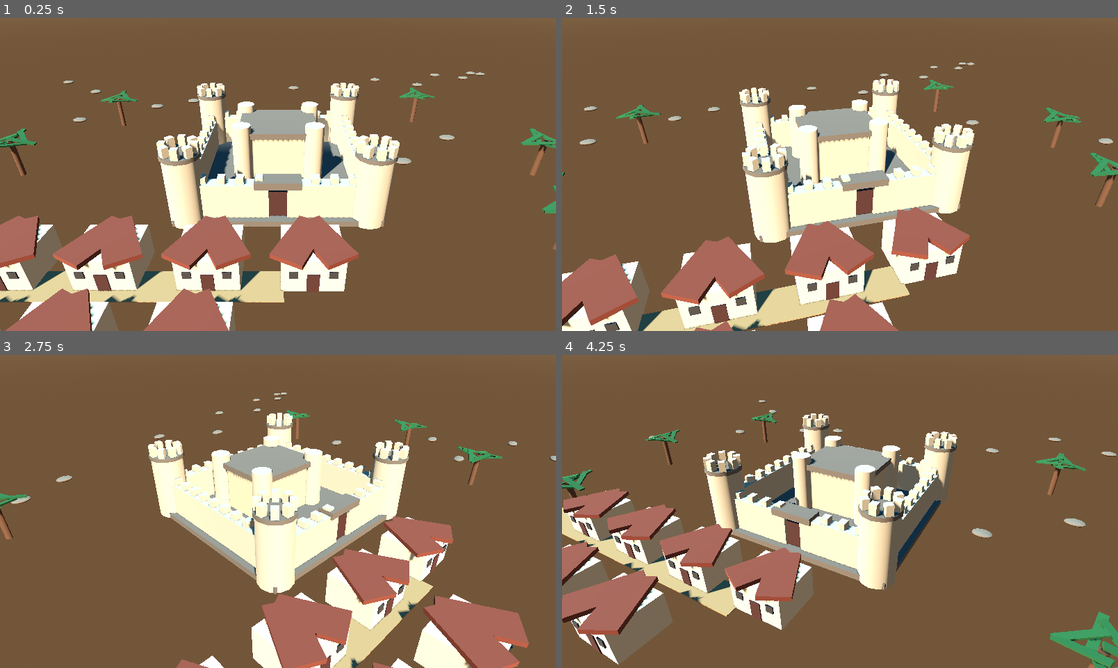
Above: before the commit, frames 1-4 (two rows, left to right).
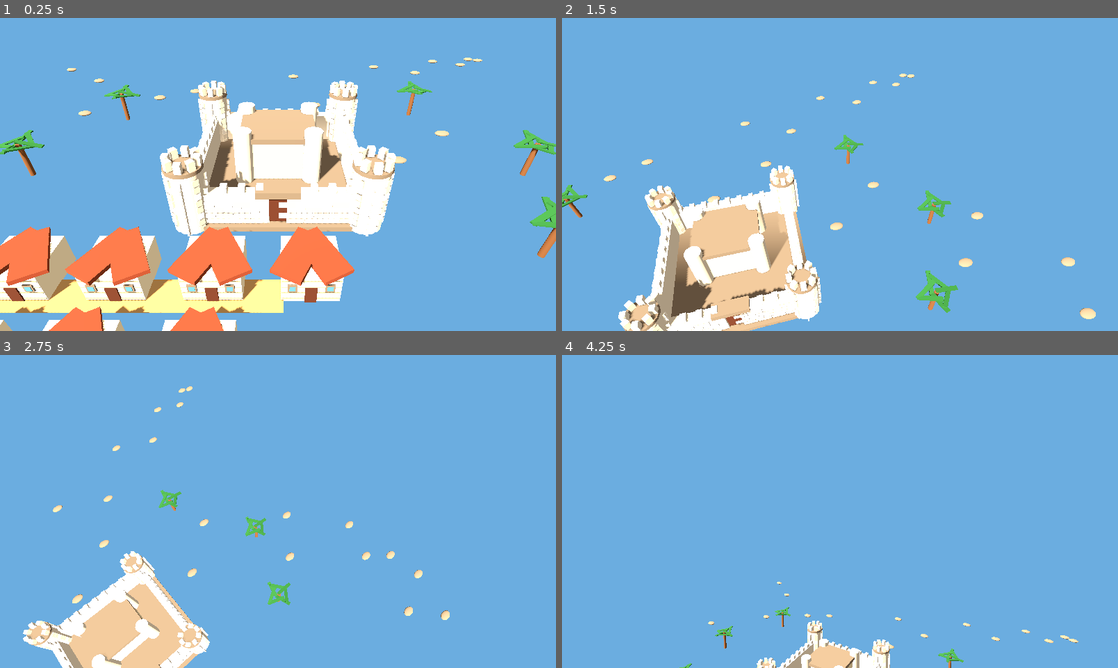
Above: after the commit, the same moments.

Repository: DRAGON-SO/Kingdoms-of-the-Desert
Game: Godot game, scene res://scenes/Main.tscn
The game is run twice, just before and just after one commit, with the same random seed, the same clock (stepped at 60 frames per second) and the same inputs.
Inputs (mouse positions are in pixels of both pictures, inside the frame that each line leads up to):
- Up to frame 1 (0.25 s): no input
- Up to frame 2 (1.5 s): tap Enter at 0.5 s; move the mouse to (962, 158) at 0.52 s; hold D 0.53-1.25 s; hold Q 0.53-1.25 s; click (962, 158) at 0.67 s; tap E at 0.8 s; drag from (728, 190) to (812, 237) at 1.27 s
- Up to frame 3 (2.75 s): tap Space at 2 s; move the mouse to (333, 442) at 2.02 s; hold D from 2.03 s (still down); hold Q from 2.03 s (still down); click (333, 442) at 2.17 s; tap E at 2.3 s
- Up to frame 4 (4.25 s): release D at 2.75 s; release Q at 2.75 s; drag from (812, 574) to (673, 464) at 2.77 s; tap Enter at 3.5 s; move the mouse to (1006, 558) at 3.52 s; hold A from 3.53 s (still down); hold Q from 3.53 s (still down); click (1006, 558) at 3.67 s; tap E at 3.8 s

The runs differ from the first frame. In frame 1, 98% of the frame differs, in the area x 0-100%, y 0-100%; in frame 2, 99%; in frame 3, 100%; in frame 4, 100%.

Commit message:
Update main.gd

Diff:
--- a/scripts/main.gd
+++ b/scripts/main.gd
@@ -1,19 +1,34 @@
 
 extends Node3D
 
-# Kingdoms of the Desert - Visual Upgrade
+# ==========================================
+# KINGDOMS OF THE DESERT
 # Godot 4.3 - Mobile Balanced
+# ==========================================
 
 var camera_pivot: Node3D
+var camera_pitch: Node3D
 var camera: Camera3D
+
 var dragging := false
-
-const SAND := Color(0.72, 0.53, 0.30)
-const STONE := Color(0.66, 0.57, 0.43)
+var panning := false
+var touch_points: Dictionary = {}
+
+var zoom_distance := 48.0
+
+const ZOOM_MIN := 12.0
+const ZOOM_MAX := 85.0
+const CAMERA_SPEED := 25.0
+
+# COLORS
+
+const SAND := Color(0.76, 0.62, 0.40)
+const STONE := Color(0.68, 0.59, 0.47)
 const DARK_STONE := Color(0.39, 0.32, 0.24)
 const WOOD := Color(0.27, 0.13, 0.065)
 const ROOF := Color(0.43, 0.19, 0.10)
 const GREEN := Color(0.13, 0.30, 0.12)
+
 
 func _ready():
     create_environment()
@@ -25,7 +40,10 @@
     create_lighting()
     create_camera()
 
+
+# ==========================================
 # MATERIALS
+# ==========================================
 
 func material(color: Color, roughness := 0.9) -> StandardMaterial3D:
     var m = StandardMaterial3D.new()
@@ -33,45 +51,43 @@
     m.roughness = roughness
     return m
 
+
+# ==========================================
 # ENVIRONMENT
+# ==========================================
 
 func create_environment():
     var world = WorldEnvironment.new()
     var env = Environment.new()
 
-    env.background_mode = Environment.BG_SKY
-
-    var sky = Sky.new()
-    var sky_mat = ProceduralSkyMaterial.new()
-
-    sky_mat.sky_top_color = Color(0.12, 0.34, 0.62)
-    sky_mat.sky_horizon_color = Color(0.72, 0.79, 0.83)
-    sky_mat.ground_bottom_color = Color(0.35, 0.27, 0.19)
-    sky_mat.ground_horizon_color = Color(0.75, 0.68, 0.53)
-    sky_mat.sun_angle_max = 20.0
-
-    sky.sky_material = sky_mat
-    env.sky = sky
-    env.ambient_light_source = Environment.AMBIENT_SOURCE_SKY
-    env.ambient_light_energy = 0.65
+    env.background_mode = Environment.BG_COLOR
+    env.background_color = Color(0.42, 0.68, 0.88)
+
+    env.ambient_light_source = Environment.AMBIENT_SOURCE_COLOR
+    env.ambient_light_color = Color(0.82, 0.84, 0.88)
+    env.ambient_light_energy = 0.8
+
     env.tonemap_mode = Environment.TONE_MAPPER_FILMIC
-    env.tonemap_exposure = 1.0
+    env.tonemap_exposure = 1.15
 
     world.environment = env
     add_child(world)
 
+
+# ==========================================
 # DESERT TERRAIN
+# ==========================================
 
 func terrain_height(x: float, z: float) -> float:
     var h = sin(x * 0.055) * 0.65
     h += cos(z * 0.07) * 0.45
     h += sin((x + z) * 0.035) * 0.55
 
-    # Keep the castle area relatively flat
     var distance = Vector2(x, z).length()
     h *= clamp(distance / 15.0, 0.0, 1.0)
 
     return h
+
 
 func create_terrain():
     var st = SurfaceTool.new()
@@ -79,10 +95,11 @@
 
     var size = 140.0
     var divisions = 70
-    var step = size / divisions
+    var step = size / float(divisions)
 
     for z in range(divisions):
         for x in range(divisions):
+
             var x0 = -size / 2.0 + x * step
             var z0 = -size / 2.0 + z * step
             var x1 = x0 + step
@@ -93,47 +110,61 @@
             var p01 = Vector3(x0, terrain_height(x0, z1), z1)
             var p11 = Vector3(x1, terrain_height(x1, z1), z1)
 
-            var c = SAND
             var variation = sin(x0 * 0.3) * 0.025
-            c = Color(
-                clamp(c.r + variation, 0.0, 1.0),
-                clamp(c.g + variation, 0.0, 1.0),
-                clamp(c.b + variation, 0.0, 1.0)
+            variation += cos(z0 * 0.2) * 0.02
+
+            var c = Color(
+                SAND.r + variation,
+                SAND.g + variation,
+                SAND.b + variation
             )
 
             st.set_color(c)
             st.add_vertex(p00)
+
             st.set_color(c)
             st.add_vertex(p01)
+
             st.set_color(c)
             st.add_vertex(p10)
 
             st.set_color(c)
             st.add_vertex(p10)
+
             st.set_color(c)
             st.add_vertex(p01)
+
             st.set_color(c)
             st.add_vertex(p11)
 
     st.generate_normals()
 
     var mesh = st.commit()
+
     var ground = MeshInstance3D.new()
     ground.mesh = mesh
 
     var sand_mat = material(Color.WHITE)
     sand_mat.vertex_color_use_as_albedo = true
+
     ground.material_override = sand_mat
-
     add_child(ground)
 
+
+# ==========================================
 # BUILDING HELPERS
-
-func add_box(pos: Vector3, size: Vector3, color: Color,
-        parent: Node = null, rotation_y := 0.0):
-
+# ==========================================
+
+func add_box(
+    pos: Vector3,
+    size: Vector3,
+    color: Color,
+    parent: Node = null,
+    rotation_y := 0.0
+):
     var item = MeshInstance3D.new()
     var mesh = BoxMesh.new()
+
     mesh.size = size
     item.mesh = mesh
     item.position = pos
@@ -147,15 +178,22 @@
 
     return item
 
-func add_cylinder(pos: Vector3, radius: float,
-        height: float, color: Color, parent: Node = null):
-
+
+func add_cylinder(
+    pos: Vector3,
+    radius: float,
+    height: float,
+    color: Color,
+    parent: Node = null
+):
     var item = MeshInstance3D.new()
     var mesh = CylinderMesh.new()
+
     mesh.top_radius = radius
     mesh.bottom_radius = radius
     mesh.height = height
-    mesh.radial_segments = 12
+    mesh.radial_segments = 16
+
     item.mesh = mesh
     item.position = pos
     item.material_override = material(color)
@@ -167,150 +205,411 @@
 
     return item
 
+
+# ==========================================
+# STONE WALL DETAILS
+# ==========================================
+
+func add_wall_blocks(
+    center: Vector3,
+    width: float,
+    height: float,
+    depth: float,
+    parent: Node,
+    front_axis := "z",
+    face_sign := 1.0
+):
+    var rows = int(height / 0.8)
+    var columns = int(width / 2.0)
+
+    for row in range(rows):
+        for col in range(columns):
+
+            var offset = 0.0
+
+            if row % 2 == 1:
+                offset = 1.0
+
+            var x = -width / 2.0 + col * 2.0 + offset
+            var y = -height / 2.0 + row * 0.8
+
+            var shade = 0.0
+
+            if (row + col) % 3 == 0:
+                shade = 0.07
+            elif (row + col) % 3 == 1:
+                shade = -0.05
+
+            var stone_color = Color(
+                0.68 + shade,
+                0.59 + shade,
+                0.47 + shade
+            )
+
+            if front_axis == "z":
+                add_box(
+                    center + Vector3(
+                        x,
+                        y,
+                        face_sign * (depth / 2.0 + 0.04)
+                    ),
+                    Vector3(1.85, 0.72, 0.08),
+                    stone_color,
+                    parent
+                )
+
+            else:
+                add_box(
+                    center + Vector3(
+                        face_sign * (depth / 2.0 + 0.04),
+                        y,
+                        x
+                    ),
+                    Vector3(0.08, 0.72, 1.85),
+                    stone_color,
+                    parent
+                )
+
+
+# ==========================================
 # CASTLE
+# ==========================================
 
 func create_castle():
     var castle = Node3D.new()
-    castle.position = Vector3(0, 0, 0)
     add_child(castle)
 
     # Castle platform
-    add_box(Vector3(0, 0.35, 0),
-        Vector3(23, 0.7, 23), DARK_STONE, castle)
-
-    # Four outer walls
-    add_box(Vector3(-10, 2.5, 0),
-        Vector3(1.5, 4.5, 20), STONE, castle)
-
-    add_box(Vector3(10, 2.5, 0),
-        Vector3(1.5, 4.5, 20), STONE, castle)
-
-    add_box(Vector3(0, 2.5, -10),
-        Vector3(20, 4.5, 1.5), STONE, castle)
-
-    # Front wall with entrance opening
-    add_box(Vector3(-5.5, 2.5, 10),
-        Vector3(9, 4.5, 1.5), STONE, castle)
-
-    add_box(Vector3(5.5, 2.5, 10),
-        Vector3(9, 4.5, 1.5), STONE, castle)
+
+    add_box(
+        Vector3(0, 0.35, 0),
+        Vector3(23, 0.7, 23),
+        DARK_STONE,
+        castle
+    )
+
+    # Outer walls
+
+    add_box(
+        Vector3(-10, 2.5, 0),
+        Vector3(1.5, 4.5, 20),
+        STONE,
+        castle
+    )
+
+    add_box(
+        Vector3(10, 2.5, 0),
+        Vector3(1.5, 4.5, 20),
+        STONE,
+        castle
+    )
+
+    add_box(
+        Vector3(0, 2.5, -10),
+        Vector3(20, 4.5, 1.5),
+        STONE,
+        castle
+    )
+
+    # Front wall with entrance
+
+    add_box(
+        Vector3(-5.5, 2.5, 10),
+        Vector3(9, 4.5, 1.5),
+        STONE,
+        castle
+    )
+
+    add_box(
+        Vector3(5.5, 2.5, 10),
+        Vector3(9, 4.5, 1.5),
+        STONE,
+        castle
+    )
+
+    # Stone details
+
+    add_wall_blocks(
+        Vector3(-10, 2.5, 0),
+        20, 4.5, 1.5, castle, "x", -1.0
+    )
+
+    add_wall_blocks(
+        Vector3(10, 2.5, 0),
+        20, 4.5, 1.5, castle, "x", 1.0
+    )
+
+    add_wall_blocks(
+        Vector3(0, 2.5, -10),
+        20, 4.5, 1.5, castle, "z", -1.0
+    )
+
+    add_wall_blocks(
+        Vector3(-5.5, 2.5, 10),
+        9, 4.5, 1.5, castle, "z", 1.0
+    )
+
+    add_wall_blocks(
+        Vector3(5.5, 2.5, 10),
+        9, 4.5, 1.5, castle, "z", 1.0
+    )
 
     # Gate
-    add_box(Vector3(0, 1.9, 10.2),
-        Vector3(2.8, 3.8, 0.5), WOOD, castle)
-
-    # Gate frame
-    add_box(Vector3(0, 4.8, 10),
-        Vector3(5, 0.8, 2), DARK_STONE, castle)
+
+    add_box(
+        Vector3(0, 1.9, 10.2),
+        Vector3(2.8, 3.8, 0.5),
+        WOOD,
+        castle
+    )
+
+    add_box(
+        Vector3(0, 4.8, 10),
+        Vector3(5, 0.8, 2),
+        DARK_STONE,
+        castle
+    )
 
     # Corner towers
+
     for x in [-10.0, 10.0]:
         for z in [-10.0, 10.0]:
             create_tower(Vector3(x, 0, z), castle)
 
-    # Wall battlements
+    # Battlements
+
     for i in range(9):
         var p = -8.0 + i * 2.0
 
-        add_box(Vector3(p, 5.0, -10),
-            Vector3(0.8, 1.0, 1.0), STONE, castle)
-
-        add_box(Vector3(-10, 5.0, p),
-            Vector3(1.0, 1.0, 0.8), STONE, castle)
-
-        add_box(Vector3(10, 5.0, p),
-            Vector3(1.0, 1.0, 0.8), STONE, castle)
+        add_box(
+            Vector3(p, 5.0, -10),
+            Vector3(0.8, 1.0, 1.0),
+            STONE,
+            castle
+        )
+
+        add_box(
+            Vector3(-10, 5.0, p),
+            Vector3(1.0, 1.0, 0.8),
+            STONE,
+            castle
+        )
+
+        add_box(
+            Vector3(10, 5.0, p),
+            Vector3(1.0, 1.0, 0.8),
+            STONE,
+            castle
+        )
 
     for i in range(4):
-        add_box(Vector3(-8.0 + i * 2.0, 5.0, 10),
-            Vector3(0.8, 1.0, 1.0), STONE, castle)
-
-        add_box(Vector3(4.0 + i * 2.0, 5.0, 10),
-            Vector3(0.8, 1.0, 1.0), STONE, castle)
+        add_box(
+            Vector3(-8.0 + i * 2.0, 5.0, 10),
+            Vector3(0.8, 1.0, 1.0),
+            STONE,
+            castle
+        )
+
+        add_box(
+            Vector3(4.0 + i * 2.0, 5.0, 10),
+            Vector3(0.8, 1.0, 1.0),
+            STONE,
+            castle
+        )
 
     # Central keep
-    add_box(Vector3(0, 3.5, -2),
-        Vector3(9, 6, 8), Color(0.69, 0.58, 0.42), castle)
-
-    # Keep roof
-    add_box(Vector3(0, 6.7, -2),
-        Vector3(10, 0.7, 9), DARK_STONE, castle)
-
-    # Small keep towers
+
+    add_box(
+        Vector3(0, 3.5, -2),
+        Vector3(9, 6, 8),
+        Color(0.69, 0.58, 0.42),
+        castle
+    )
+
+    add_box(
+        Vector3(0, 6.7, -2),
+        Vector3(10, 0.7, 9),
+        DARK_STONE,
+        castle
+    )
+
+    # Keep towers
+
     for x in [-4.5, 4.5]:
         for z in [-6.0, 2.0]:
-            add_cylinder(Vector3(x, 4.0, z),
-                1.2, 8.0, STONE, castle)
-
-# TOWER DETAILS
+            add_cylinder(
+                Vector3(x, 4.0, z),
+                1.2,
+                8.0,
+                STONE,
+                castle
+            )
+
+
+# ==========================================
+# TOWERS
+# ==========================================
 
 func create_tower(pos: Vector3, parent: Node):
     var tower = Node3D.new()
     tower.position = pos
     parent.add_child(tower)
 
-    add_cylinder(Vector3(0, 4.0, 0),
-        2.0, 8.0, STONE, tower)
-
-    add_cylinder(Vector3(0, 8.1, 0),
-        2.15, 0.45, DARK_STONE, tower)
+    add_cylinder(
+        Vector3(0, 4.0, 0),
+        2.0,
+        8.0,
+        STONE,
+        tower
+    )
+
+    add_cylinder(
+        Vector3(0, 8.1, 0),
+        2.15,
+        0.45,
+        DARK_STONE,
+        tower
+    )
+
+    # Tower stone details
+
+    for row in range(8):
+        for i in range(8):
+
+            var angle = TAU * i / 8.0
+            var x = cos(angle) * 2.02
+            var z = sin(angle) * 2.02
+
+            var color = STONE
+
+            if (row + i) % 3 == 0:
+                color = Color(0.76, 0.67, 0.55)
+
+            add_box(
+                Vector3(x, 0.6 + row * 0.9, z),
+                Vector3(0.75, 0.78, 0.25),
+                color,
+                tower,
+                angle
+            )
 
     # Tower battlements
+
     for i in range(8):
         var angle = TAU * i / 8.0
         var x = cos(angle) * 1.65
         var z = sin(angle) * 1.65
 
-        add_box(Vector3(x, 8.9, z),
-            Vector3(0.75, 1.1, 0.75), STONE,
-            tower, angle)
-
+        add_box(
+            Vector3(x, 8.9, z),
+            Vector3(0.75, 1.1, 0.75),
+            STONE,
+            tower,
+            angle
+        )
+
+
+# ==========================================
 # VILLAGE
+# ==========================================
 
 func create_village():
-    # Main sandy road
-    add_box(Vector3(-17, 0.1, 20),
+
+    # Sandy road
+
+    add_box(
+        Vector3(-17, 0.1, 20),
         Vector3(35, 0.12, 3.5),
-        Color(0.62, 0.44, 0.25))
+        Color(0.62, 0.44, 0.25)
+    )
 
     for i in range(7):
+
         var x = -24.0 + float(i % 4) * 9.0
-        var z = 18.0 + float(i / 4) * 9.0
+        var z = 18.0 + floor(float(i) / 4.0) * 9.0
 
         create_house(Vector3(x, 0, z))
 
+
 func create_house(pos: Vector3):
+
     var house = Node3D.new()
     house.position = pos
     add_child(house)
 
-    # Building body
-    add_box(Vector3(0, 1.7, 0),
+    # Main building
+
+    add_box(
+        Vector3(0, 1.7, 0),
         Vector3(5.5, 3.4, 5),
-        Color(0.78, 0.66, 0.48), house)
+        Color(0.78, 0.66, 0.48),
+        house
+    )
+
+    # Decorative horizontal stone courses
+
+    for row in range(4):
+        var y = 0.45 + row * 0.8
+
+        add_box(
+            Vector3(0, y, 2.53),
+            Vector3(5.4, 0.08, 0.08),
+            Color(0.61, 0.49, 0.34),
+            house
+        )
 
     # Roof
-    add_box(Vector3(-1.0, 3.6, 0),
+
+    add_box(
+        Vector3(-1.0, 3.6, 0),
         Vector3(3.0, 0.45, 6.0),
-        ROOF, house, -0.48)
-
-    add_box(Vector3(1.0, 3.6, 0),
+        ROOF,
+        house,
+        -0.48
+    )
+
+    add_box(
+        Vector3(1.0, 3.6, 0),
         Vector3(3.0, 0.45, 6.0),
-        ROOF, house, 0.48)
+        ROOF,
+        house,
+        0.48
+    )
 
     # Door
-    add_box(Vector3(0, 1.0, 2.53),
-        Vector3(1.1, 2.0, 0.12), WOOD, house)
+
+    add_box(
+        Vector3(0, 1.0, 2.58),
+        Vector3(1.1, 2.0, 0.12),
+        WOOD,
+        house
+    )
 
     # Windows
+
     for x in [-1.7, 1.7]:
-        add_box(Vector3(x, 2.0, 2.57),
-            Vector3(0.75, 0.75, 0.12),
-            Color(0.22, 0.18, 0.13), house)
-
+
+        add_box(
+            Vector3(x, 2.0, 2.57),
+            Vector3(0.85, 0.85, 0.14),
+            DARK_STONE,
+            house
+        )
+
+        add_box(
+            Vector3(x, 2.0, 2.66),
+            Vector3(0.55, 0.55, 0.05),
+            Color(0.25, 0.40, 0.48),
+            house
+        )
+
+
+# ==========================================
 # PALM TREES
+# ==========================================
 
 func create_palms():
+
     var positions = [
         Vector3(-28, 0, -18),
         Vector3(25, 0, -20),
@@ -325,29 +624,48 @@
     for p in positions:
         create_palm(p)
 
+
 func create_palm(pos: Vector3):
+
     var palm = Node3D.new()
     palm.position = pos
     add_child(palm)
 
-    add_cylinder(Vector3(0, 2.5, 0),
-        0.35, 5.0, Color(0.36, 0.22, 0.11), palm)
+    add_cylinder(
+        Vector3(0, 2.5, 0),
+        0.35,
+        5.0,
+        Color(0.36, 0.22, 0.11),
+        palm
+    )
 
     for i in range(7):
+
         var angle = TAU * i / 7.0
 
         var leaf = add_box(
-            Vector3(cos(angle) * 1.5, 5.0, sin(angle) * 1.5),
+            Vector3(
+                cos(angle) * 1.5,
+                5.0,
+                sin(angle) * 1.5
+            ),
             Vector3(3.5, 0.18, 0.65),
-            GREEN, palm, angle
+            GREEN,
+            palm,
+            angle
         )
 
         leaf.rotation.z = -0.22
 
+
+# ==========================================
 # ROCKS
+# ==========================================
 
 func create_rocks():
+
     for i in range(35):
+
         var x = sin(float(i) * 12.7) * 55.0
         var z = cos(float(i) * 8.3) * 55.0
 
@@ -356,60 +674,228 @@
 
         var rock = MeshInstance3D.new()
         var mesh = SphereMesh.new()
+
         mesh.radius = 0.8
         mesh.height = 1.2
+
         rock.mesh = mesh
         rock.position = Vector3(x, 0.4, z)
         rock.scale = Vector3(1.5, 0.65, 1.0)
+
         rock.material_override = material(
-            Color(0.43, 0.36, 0.27))
+            Color(0.43, 0.36, 0.27)
+        )
+
         add_child(rock)
 
+
+# ==========================================
 # LIGHTING
+# ==========================================
 
 func create_lighting():
+
     var sun = DirectionalLight3D.new()
 
     sun.rotation_degrees = Vector3(-48, -35, 0)
     sun.light_energy = 1.4
     sun.shadow_enabled = true
     sun.directional_shadow_max_distance = 65.0
-    sun.directional_shadow_mode = \
-        DirectionalLight3D.SHADOW_PARALLEL_2_SPLITS
 
     add_child(sun)
 
+
+# ==========================================
 # CAMERA
+# ==========================================
 
 func create_camera():
+
     camera_pivot = Node3D.new()
     add_child(camera_pivot)
 
+    camera_pitch = Node3D.new()
+    camera_pitch.rotation.x = deg_to_rad(-35)
+    camera_pivot.add_child(camera_pitch)
+
     camera = Camera3D.new()
-    camera.position = Vector3(0, 24, 42)
-    camera.fov = 48.0
+    camera.position = Vector3(0, 0, zoom_distance)
+    camera.fov = 50.0
     camera.current = true
-    camera_pivot.add_child(camera)
-
-    camera.look_at(Vector3(0, 0, 0), Vector3.UP)
+
+    camera_pitch.add_child(camera)
+
+
+# ==========================================
+# INPUT - TOUCH AND MOUSE
+# ==========================================
 
 func _input(event):
+
+    # Touch controls
+
     if event is InputEventScreenTouch:
-        dragging = event.pressed
+
+        if event.pressed:
+            touch_points[event.index] = event.position
+        else:
+            touch_points.erase(event.index)
 
     elif event is InputEventScreenDrag:
-        if dragging:
-            camera_pivot.rotate_y(-event.relative.x * 0.004)
+
+        var old_positions = touch_points.duplicate()
+        touch_points[event.index] = event.position
+
+        if touch_points.size() == 1:
+
+            camera_pivot.rotate_y(
+                -event.relative.x * 0.004
+            )
+
+            camera_pitch.rotation.x = clamp(
+                camera_pitch.rotation.x
+                - event.relative.y * 0.004,
+                deg_to_rad(-80),
+                deg_to_rad(-10)
+            )
+
+        elif touch_points.size() >= 2:
+
+            var ids = touch_points.keys()
+
+            var a = ids[0]
+            var b = ids[1]
+
+            var old_a = old_positions.get(a, touch_points[a])
+            var old_b = old_positions.get(b, touch_points[b])
+
+            var old_distance = old_a.distance_to(old_b)
+
+            var new_distance = touch_points[a].distance_to(
+                touch_points[b]
+            )
+
+            # Pinch zoom
+
+            zoom_distance = clamp(
+                zoom_distance + (
+                    old_distance - new_distance
+                ) * 0.08,
+                ZOOM_MIN,
+                ZOOM_MAX
+            )
+
+            camera.position.z = zoom_distance
+
+            # Two finger movement
+
+            var old_center = (old_a + old_b) / 2.0
+
+            var new_center = (
+                touch_points[a] + touch_points[b]
+            ) / 2.0
+
+            var movement = new_center - old_center
+
+            camera_pivot.translate(
+                Vector3(
+                    -movement.x * 0.035,
+                    0,
+                    -movement.y * 0.035
+                )
+            )
+
+    # Mouse controls
 
     elif event is InputEventMouseButton:
+
         if event.button_index == MOUSE_BUTTON_LEFT:
             dragging = event.pressed
 
-        elif event.pressed:
+        if (
+            event.button_index == MOUSE_BUTTON_RIGHT
+            or event.button_index == MOUSE_BUTTON_MIDDLE
+        ):
+            panning = event.pressed
+
+        if event.pressed:
+
             if event.button_index == MOUSE_BUTTON_WHEEL_UP:
-                camera.position *= 0.9
+
+                zoom_distance = clamp(
+                    zoom_distance - 4.0,
+                    ZOOM_MIN,
+                    ZOOM_MAX
+                )
+
+                camera.position.z = zoom_distance
+
             elif event.button_index == MOUSE_BUTTON_WHEEL_DOWN:
-                camera.position *= 1.1
-
-    elif event is InputEventMouseMotion and dragging:
-        camera_pivot.rotate_y(-event.relative.x * 0.004)
+
+                zoom_distance = clamp(
+                    zoom_distance + 4.0,
+                    ZOOM_MIN,
+                    ZOOM_MAX
+                )
+
+                camera.position.z = zoom_distance
+
+    elif event is InputEventMouseMotion:
+
+        if dragging:
+
+            camera_pivot.rotate_y(
+                -event.relative.x * 0.004
+            )
+
+            camera_pitch.rotation.x = clamp(
+                camera_pitch.rotation.x
+                - event.relative.y * 0.004,
+                deg_to_rad(-80),
+                deg_to_rad(-10)
+            )
+
+        elif panning:
+
+            camera_pivot.translate(
+                Vector3(
+                    -event.relative.x * 0.05,
+                    0,
+                    -event.relative.y * 0.05
+                )
+            )
+
+
+# ==========================================
+# KEYBOARD MOVEMENT
+# ==========================================
+
+func _process(delta):
+
+    var movement = Vector3.ZERO
+
+    if Input.is_key_pressed(KEY_W):
+        movement.z -= 1
+
+    if Input.is_key_pressed(KEY_S):
+        movement.z += 1
+
+    if Input.is_key_pressed(KEY_A):
+        movement.x -= 1
+
+    if Input.is_key_pressed(KEY_D):
+        movement.x += 1
+
+    if Input.is_key_pressed(KEY_Q):
+        camera_pivot.position.y += CAMERA_SPEED * delta
+
+    if Input.is_key_pressed(KEY_E):
+        camera_pivot.position.y -= CAMERA_SPEED * delta
+
+    if movement.length() > 0:
+
+        movement = movement.normalized()
+
+        camera_pivot.translate(
+            movement * CAMERA_SPEED * delta
+        )
